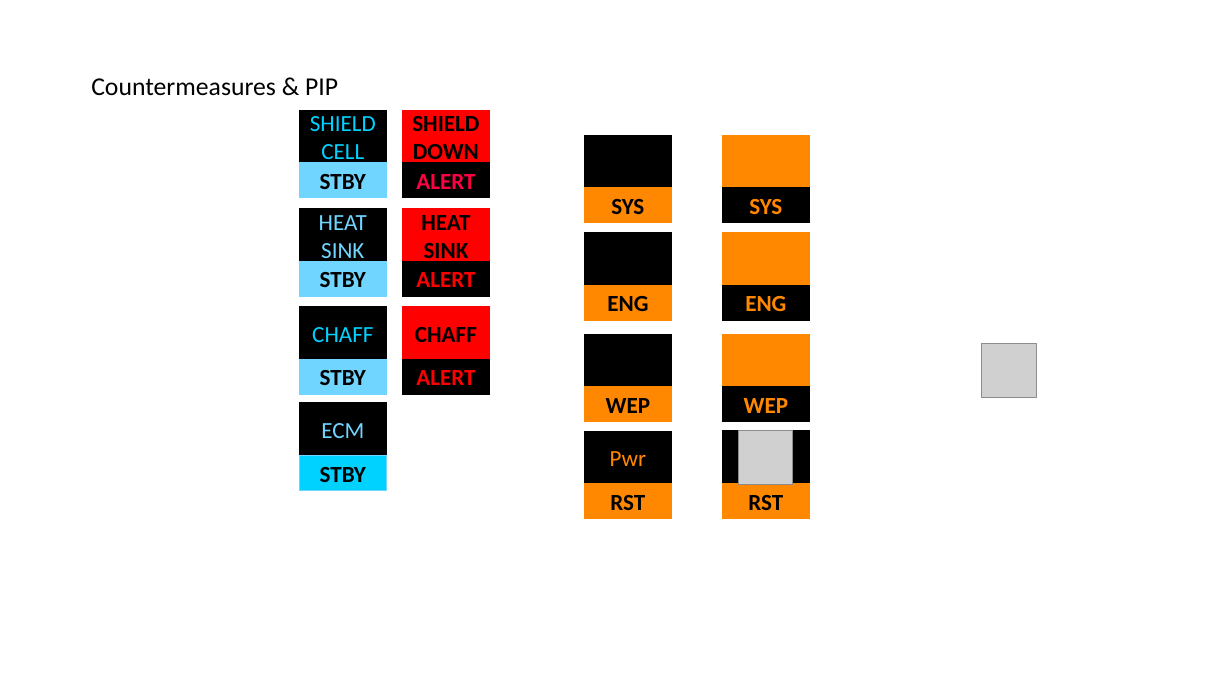
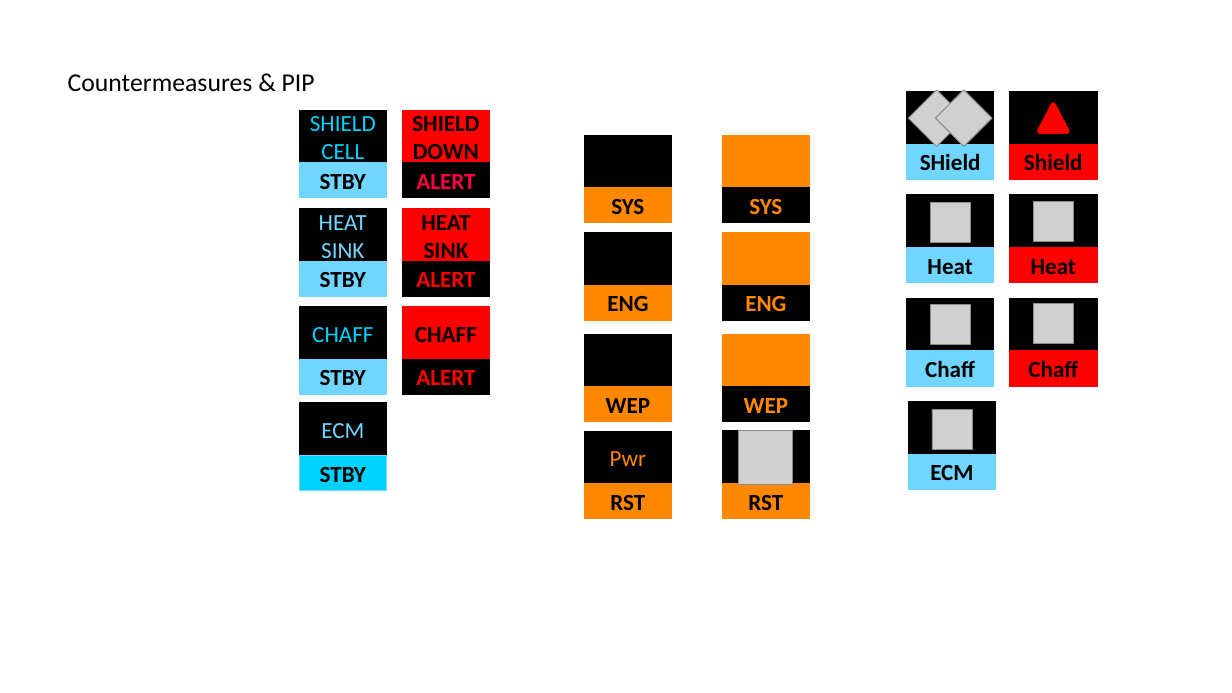
Before and after one commit to Andechs75/Elite-Dangerous-Streamdeck-Icons, a slide deck: slide 7 of EDSI-Template.pptx (slide 6 before the commit). Drawn at 1232x693 pixels with LibreOffice and Linux fonts; fonts in the diff are those of the drawing; grey boxes stand for pictures; background and template pictures are left out. Boxes give left, top, right and bottom in pixels: in the first picture for what was removed or moved away, otherwise in the second. Text is boxed around its words. In the diff, an @@ line names an element or a change of style, - is before the commit and + after.

```diff
--- a/EDSI-Template.pptx
+++ b/EDSI-Template.pptx
@@ text "Countermeasures & PIP": place and size @@
-text "Countermeasures & PIP" at box(91, 78, 338, 96)
+text "Countermeasures & PIP" at box(68, 74, 315, 92)
@@ group added at box(907, 90, 994, 179): 2 rectangles, 2 pictures @@
+SHield
@@ rectangle added at box(1010, 91, 1097, 144), fill #000000, outline #000000 1 pt @@
@@ triangle added at box(1040, 105, 1067, 132), fill #FF0000, outline #FF0000 4 pt @@
@@ rectangle added at box(1010, 144, 1097, 179), fill #FF0000, outline #FF0000 1 pt, 18 pt, text #000000, bold @@
+Shield
@@ rectangle added at box(907, 195, 994, 248), fill #000000, outline #000000 1 pt @@
@@ picture added at box(931, 203, 970, 243) @@
@@ rectangle added at box(1010, 195, 1097, 248), fill #000000, outline #000000 1 pt @@
@@ picture added at box(1033, 201, 1073, 241) @@
@@ rectangle added at box(907, 248, 994, 283), fill #71D6FF, outline #71D6FF 1 pt, 18 pt, text #000000, bold @@
+Heat
@@ rectangle added at box(1010, 248, 1097, 283), fill #FF0000, outline #FF0000 1 pt, 18 pt, text #000000, bold @@
+Heat
@@ rectangle added at box(907, 299, 994, 351), fill #000000, outline #000000 1 pt @@
@@ rectangle added at box(1010, 299, 1097, 351), fill #000000, outline #000000 1 pt @@
@@ picture added at box(931, 305, 970, 345) @@
@@ picture added at box(1033, 303, 1073, 343) @@
@@ rectangle added at box(907, 351, 994, 386), fill #71D6FF, outline #71D6FF 1 pt, 18 pt, text #000000, bold @@
+Chaff
@@ picture removed at box(982, 344, 1037, 398) @@
@@ rectangle added at box(1010, 351, 1097, 386), fill #FF0000, outline #FF0000 1 pt, 18 pt, text #000000, bold @@
+Chaff
@@ rectangle added at box(909, 402, 995, 455), fill #000000, outline #000000 1 pt @@
@@ picture added at box(933, 409, 972, 449) @@
@@ rectangle added at box(909, 455, 995, 490), fill #71D6FF, outline #71D6FF 1 pt, 18 pt, text #000000, bold @@
+ECM
```
Also in this commit, not shown: 3 other slides changed, 1 slide added, 49 other files.
